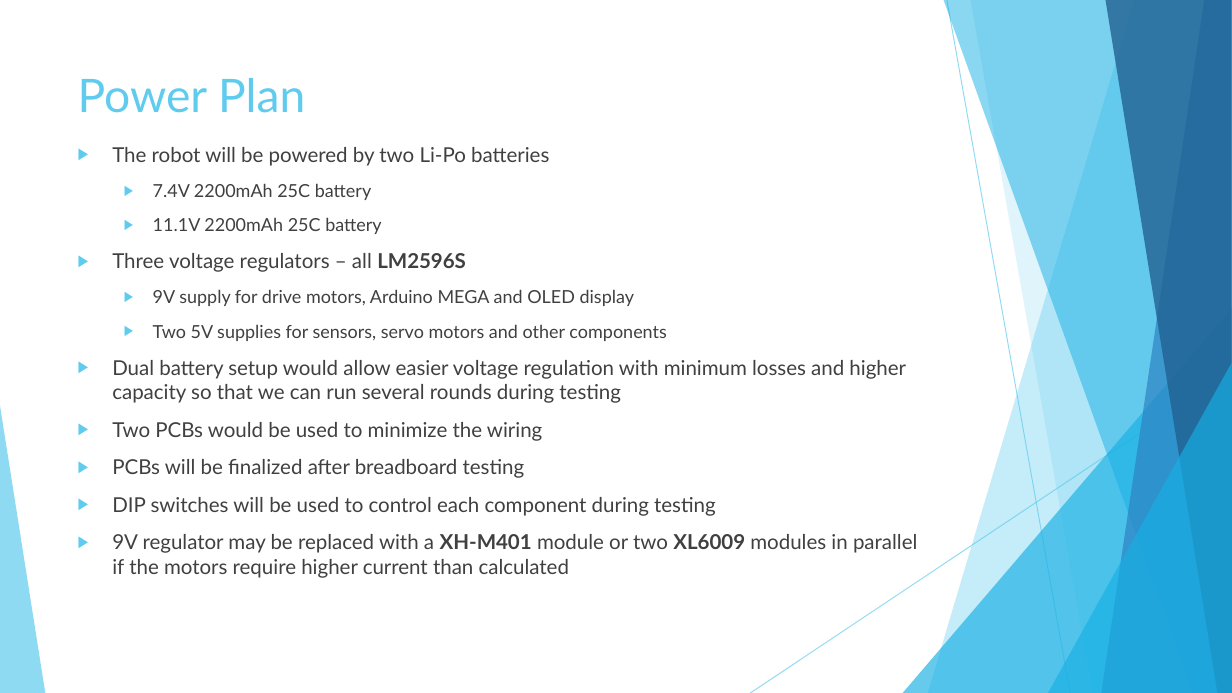
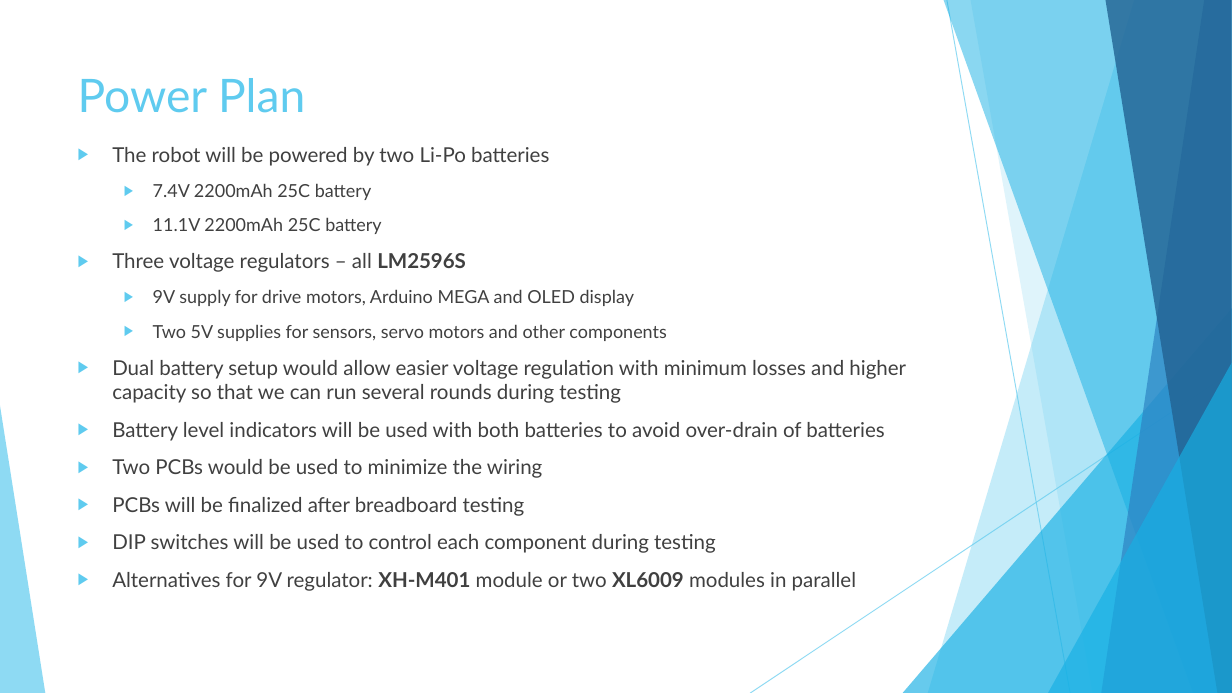
Before and after one commit to PamudithaSomarathne/BASC2020, a slide deck: slide 3 of Documents/ProposalPresentation/Pamuditha.pptx. Drawn at 1232x693 pixels with LibreOffice and Linux fonts; fonts in the diff are those of the drawing. Boxes give left, top, right and bottom in pixels: in the first picture for what was removed or moved away, otherwise in the second. Text is boxed around its words. In the diff, an @@ line names an element or a change of style, - is before the commit and + after.

```diff
--- a/Documents/ProposalPresentation/Pamuditha.pptx
+++ b/Documents/ProposalPresentation/Pamuditha.pptx
@@ text at (112, 422, 884, 441): paragraph added @@
+▶ Battery level indicators will be used with both batteries to avoid over-drain of batteries
@@ text at (112, 572, 856, 591): text changed @@
-▶ 9V regulator may be replaced with a XH-M401 module or two XL6009 modules in parallel if the motors require higher current than calculated
+▶ Alternatives for 9V regulator: XH-M401 module or two XL6009 modules in parallel
```
Also in this commit, not shown: 2 other slides changed.
